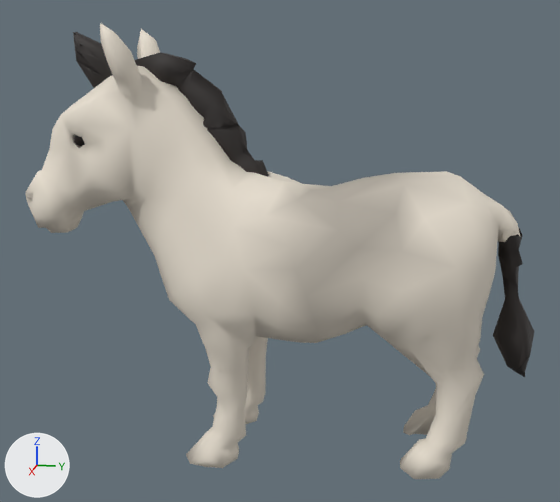
A saved change to the glTF model assets/models/animal_part/zebra/HOOFBEAT_Zebra_Ranch.glb.
Both versions are drawn from a 50 mm lens placed at (4.3, 0.52, 2.29), pointed at (0.0, -0.34, 1.22). The axes (+X, +Y, +Z) are drawn at lower left. The lights are the same throughout. The older version comes first. Vertices at exactly the same position are counted once.

Objects in the first picture: 'ZebraBody', 'ZebraMane', 'ZebraTail' and 1 more.
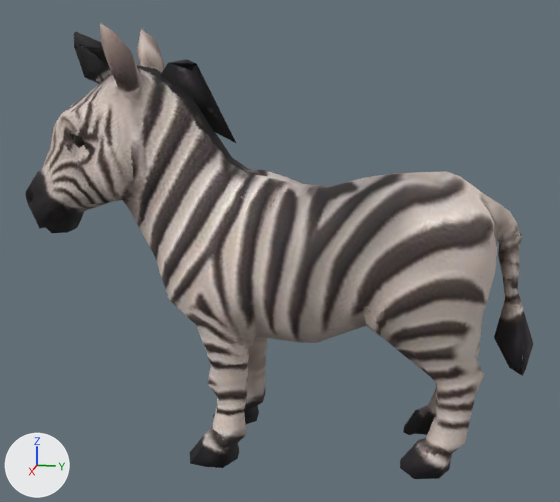
Where the change shows, as pixel boxes (x1, y1, x2, y2) in the pictures (560 x 502 px; the box of a moved part takes in the faces that stretch with it):
'ZebraBody', surface changed, reshaped (darker): (25, 23, 520, 479) in both
'ZebraMane', surface changed, reshaped: before (73, 32, 269, 176); after (74, 32, 236, 143)
'ZebraTail', surface changed, reshaped (lighter): before (493, 228, 534, 377); after (494, 231, 533, 376)
part 1 of me_zebrabody, moved or reshaped: before (316, 226, 505, 358); after (316, 306, 480, 358)
part 2 of me_zebrabody, moved or reshaped: (28, 205, 67, 233) in both
part 3 of me_zebrabody, moved or reshaped: before (137, 29, 154, 59); after (137, 28, 154, 67)
part 4 of me_zebrabody, moved or reshaped: before (186, 435, 204, 463); after (190, 435, 204, 463)
part 6 of me_zebratail, moved or reshaped: before (493, 228, 534, 377); after (494, 231, 533, 376)
part 7 of me_zebratail, recoloured (black to grey): (499, 236, 522, 255) in both

Diff of the bpy script that builds the scene:
```diff
--- a/assets/models/animal_part/zebra/HOOFBEAT_Zebra_Ranch.glb.py
+++ b/assets/models/animal_part/zebra/HOOFBEAT_Zebra_Ranch.glb.py
@@ mat_zebra_coat @@
 n2 = _N.new('ShaderNodeMix'); n2.name = 'Mix'
 n2.inputs[0].default_value = 1.0  # 'Factor'
-n2.inputs[7].default_value = (0.839, 0.768, 0.658, 1.0)  # 'B', pale yellow #ece3d4
 n3 = _N.new('ShaderNodeVertexColor'); n3.name = 'Color Attribute'
+n4 = _N.new('ShaderNodeTexImage'); n4.name = 'Image Texture'
+n4.image = img_skin
 _L.new(n0.outputs[0], n1.inputs[0])  # 'BSDF' to 'Surface'
 _L.new(n2.outputs[2], n0.inputs[0])  # 'Result' to 'Base Color'
-_L.new(n3.outputs[0], n2.inputs[6])  # 'Color' to 'A'
+_L.new(n3.outputs[0], n2.inputs[7])  # 'Color' to 'B'
+_L.new(n4.outputs[0], n2.inputs[6])  # 'Color' to 'A'
@@ me_zebrabody @@
-me_zebrabody.from_pydata(...)  # 610 vertices, 1199 faces; spans x -0.48..0.48, y -1.89..0.99, z 0.0..2.49
+me_zebrabody.from_pydata(...)  # 606 vertices, 1199 faces; spans x -0.48..0.48, y -1.89..0.99, z 0.0..2.49
+# me_zebrabody part 1: 11 vertices removed from x -0.14..0.27, y 0.08..0.87, z 0.34..1.35; 9 vertices added at x -0.15..0.24, y 0.19..0.87, z 0.4..1.36
+# me_zebrabody part 2: 1 vertex moved from x 0.09, y -1.8, z 1.32 to x 0.09, y -1.8, z 1.31; 7 vertices removed from x -0.28..0.08, y -1.81..-1.1, z 1.28..1.67; 9 vertices added at x -0.26..0.1, y -1.81..-1.14, z 1.28..1.6
+# me_zebrabody part 3: 6 vertices removed from x -0.32..-0.14, y -1.25..-1.2, z 2.16..2.48; 3 vertices added at x -0.31..-0.17, y -1.25..-1.21, z 2.18..2.48
+# me_zebrabody part 4: 2 vertices removed from x 0.23..0.27, y -0.86..-0.84, z 0.01; 1 vertex added at x 0.24, y -0.84, z 0.01
 me_zebrabody.materials.append(mat_zebra_coat)
@@ me_zebramane @@
-me_zebramane.from_pydata(...)  # 126 vertices, 200 faces; spans x -0.082..0.088, y -1.541..-0.396, z 1.529..2.452
-me_zebramane.materials.append(mat_zebra_mane)
+me_zebramane.from_pydata(...)  # 163 vertices, 326 faces; spans x -0.078..0.073, y -1.535..-0.59, z 1.835..2.454
+# me_zebramane part 5
+# 112 vertices are removed from x -0.082..0.088, y -1.541..-0.396, z 1.529..2.452
+# 196 faces are deleted
+# 149 vertices are added at x -0.078..0.073, y -1.535..-0.59, z 1.835..2.454
+# 322 new faces join them
+me_zebramane.materials.append(mat_zebra_coat)
@@ me_zebratail @@
-me_zebratail.from_pydata(...)  # 47 vertices, 80 faces; spans x -0.124..0.119, y 0.88..1.112, z 0.55..1.4
+me_zebratail.from_pydata(...)  # 41 vertices, 79 faces; spans x -0.121..0.117, y 0.883..1.112, z 0.557..1.401
+# me_zebratail part 6
+# 39 vertices are removed from x -0.124..0.119, y 0.88..1.112, z 0.55..1.4
+# 78 faces are deleted
+# 33 vertices are added at x -0.121..0.117, y 0.886..1.112, z 0.557..1.401
+# 77 new faces join them
+# me_zebratail part 7: 2 faces spanning x -0.011..0.08, y 0.883..1.005, z 1.255..1.385 switch from mat_zebra_mane to mat_zebra_coat
```
